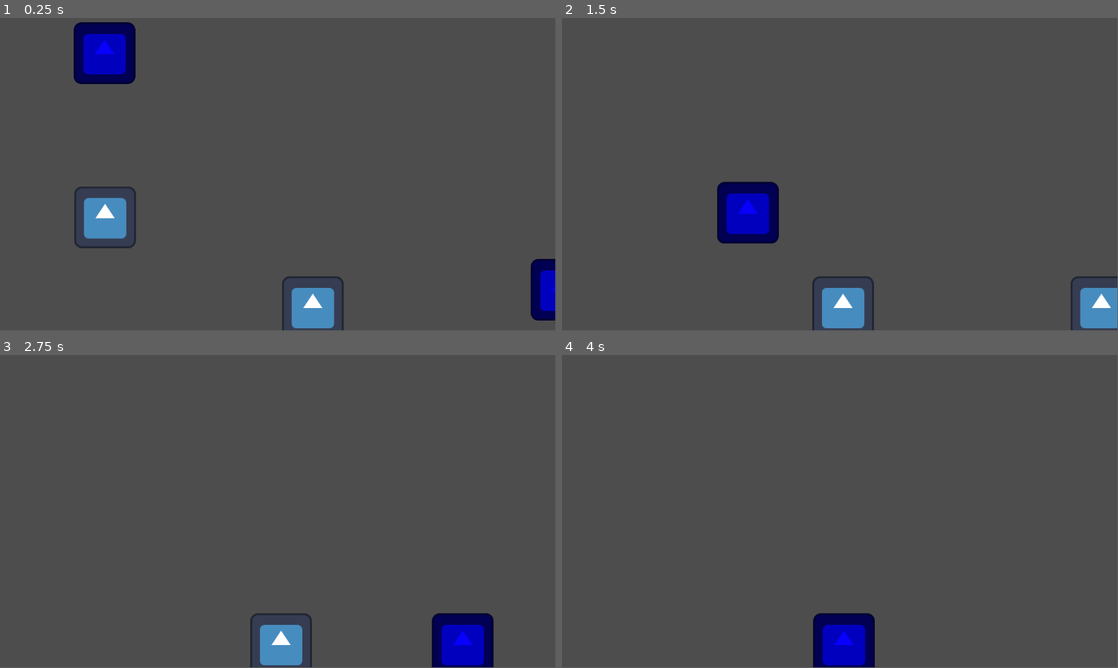
Above: before the commit, frames 1-4 (two rows, left to right).
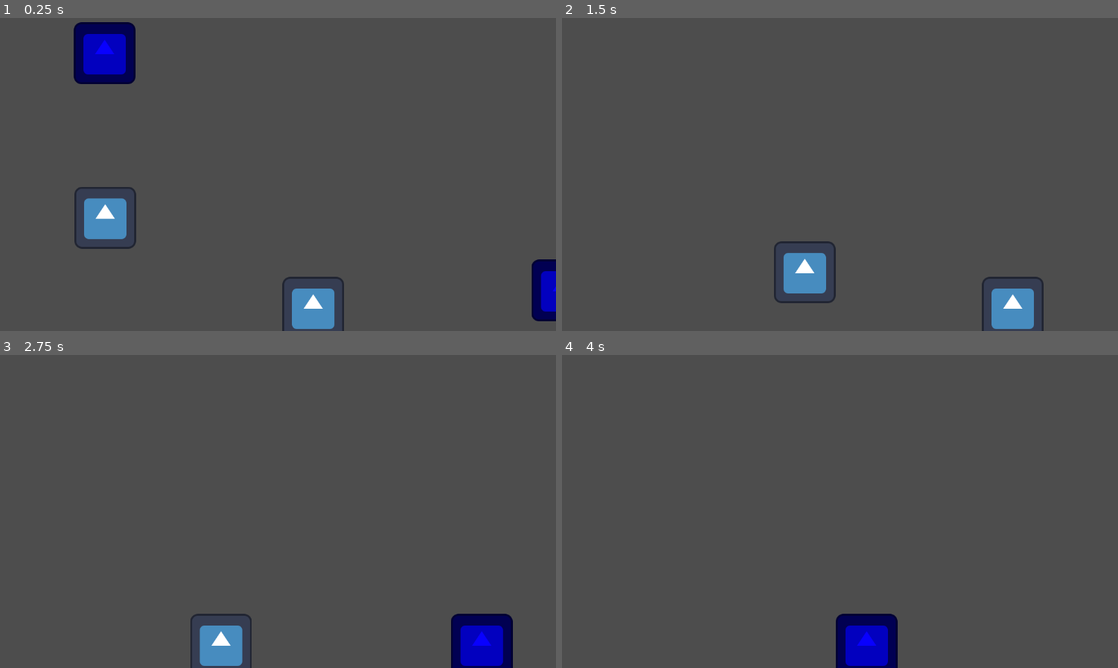
Above: after the commit, the same moments.

Repository: FeliiC/Jugodores-Productions
Game: Godot game, scene res://main.tscn
Two runs of this game, one before a commit and one after it. Both use one fixed random seed, a clock stepped at 60 frames per second and the inputs below. The engine's default icon, where the game draws it, is replaced by a stand-in: a white triangle on a blue panel in a dark square.
Inputs:
- Up to frame 1 (0.25 s): no input
- Up to frame 2 (1.5 s): tap Enter (ui_accept) at 0.5, 0.77 s; hold Right (ui_right) from 0.53 s (still down)
- Up to frame 3 (2.75 s): tap Enter (ui_accept) at 1.52 s; release Right (ui_right) at 2.03 s; hold Left (ui_left) from 2.03 s (still down)
- Up to frame 4 (4 s): release Left (ui_left) at 2.78 s; hold Right (ui_right) from 2.78 s (still down); tap Enter (ui_accept) at 3.02, 3.77 s
In our replay, the window is 799x449 before the commit and 800x450 after it. These sizes can differ from the game's own. Grey fills any space a smaller window leaves; there, only what the larger window draws over its background counts as a difference.

The runs differ from the first frame. In frame 1, 0.4% of the frame differs, in the area x 14-100%, y 17-100%; in frame 2, 6.6%, in the area x 27-100%, y 52-100%; in frame 3, 4.1%; in frame 4, 2.0%.

Commit message:
FEAT: Fixed the full screen.

Diff:
--- a/jugo/project.godot
+++ b/jugo/project.godot
@@ -14,3 +14,8 @@
 run/main_scene="res://main.tscn"
 config/features=PackedStringArray("4.3", "Forward Plus")
 config/icon="res://icon.svg"
+
+[display]
+
+window/stretch/mode="canvas_items"
+window/stretch/aspect="expand"
--- a/jugo/protagonist.tscn
+++ b/jugo/protagonist.tscn
@@ -17,7 +17,6 @@
 [node name="CharacterBody2D" type="CharacterBody2D"]
 collision_layer = 3
 collision_mask = 3
-motion_mode = 1
 script = ExtResource("1_fwdmi")
 
 [node name="CollisionShape2D" type="CollisionShape2D" parent="."]
Not shown, added: jugo/export_presets.cfg
Not shown, added: jugo/jugo.exe
